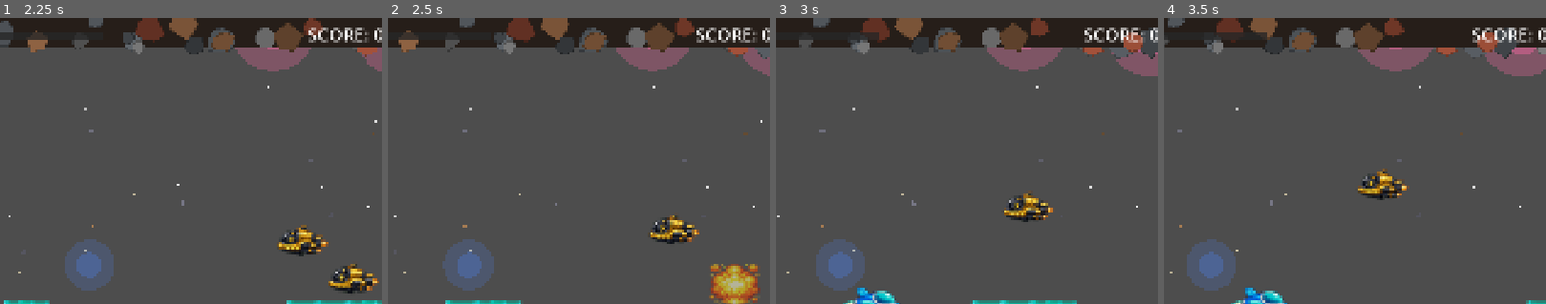
Above: before the commit, frames 1-4 (left to right).
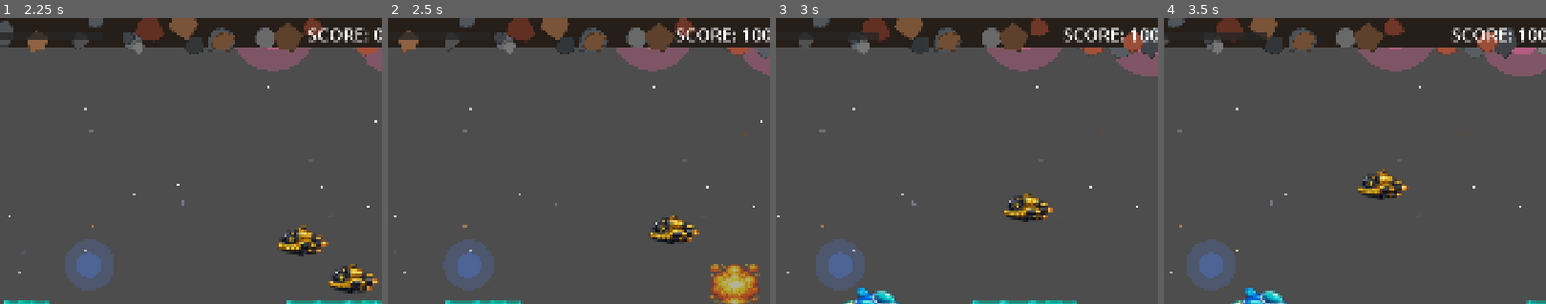
Above: after the commit, the same moments.

Repository: mattzollinhofer/space_scroller
Game: Godot game, scene res://scenes/main.tscn
The game is run twice, just before and just after one commit, with the same random seed, the same clock (stepped at 60 frames per second) and the same inputs.
Inputs (mouse positions are % of the whole screen's width and height, from its top left):
- Up to frame 1 (2.25 s): tap Enter at 0.5 s; move the mouse to (72, 45) at 0.52 s; hold D (move_right) 0.53-1.25 s; hold Space (shoot) 0.53-1.25 s; click (72, 45) at 0.67 s; drag from (30, 55) to (40, 36) at 1.27 s; move the mouse to (60, 28) at 2.02 s; hold D (move_right) from 2.03 s (still down); hold Space (shoot) from 2.03 s (still down)
- Up to frame 2 (2.5 s): keep holding D (move_right); keep holding Space (shoot)
- Up to frame 3 (3 s): release D (move_right) at 2.75 s; release Space (shoot) at 2.75 s; drag from (45, 70) to (21, 76) at 2.77 s
- Up to frame 4 (3.5 s): no input
The pictures show only the part of the screen within x 49-99%, y 0-50%; the shares and areas given below are measured in that part.

Frame 1 is identical in both runs. In frame 2, 0.7% of the frame differs, in the area x 75-98%, y 3-9%; in frame 3, 0.7%; in frame 4, 0.7%.

Commit message:
Award points when player destroys enemies
Stationary enemies (1 HP) award 100 points, patrol enemies (2 HP) award
200 points. ScoreManager autoload tracks score and connects to enemy
died signals via EnemySpawner. ScoreDisplay updates in real-time.

🤖 Generated with [Claude Code](https://claude.com/claude-code)

Co-Authored-By: Claude Opus 4.5 <noreply@anthropic.com>

Diff:
--- a/project.godot
+++ b/project.godot
@@ -14,6 +14,10 @@
 run/main_scene="res://scenes/main.tscn"
 config/features=PackedStringArray("4.5", "Forward Plus")
 config/icon="res://icon.svg"
+
+[autoload]
+
+ScoreManager="*res://scripts/score_manager.gd"
 
 [display]
 
--- a/scripts/enemies/enemy_spawner.gd
+++ b/scripts/enemies/enemy_spawner.gd
@@ -153,9 +153,9 @@
 	# Connect to tree_exiting to remove from tracking when despawned
 	enemy.tree_exiting.connect(_on_enemy_despawned.bind(enemy))
 
-	# Connect to died signal for kill tracking
+	# Connect to died signal for kill tracking and score
 	if enemy.has_signal("died"):
-		enemy.died.connect(_on_enemy_killed)
+		enemy.died.connect(_on_enemy_killed.bind(enemy))
 
 
 func _spawn_initial_enemies() -> void:
@@ -213,8 +213,14 @@
 
 
 ## Called when an enemy is killed
-func _on_enemy_killed() -> void:
+func _on_enemy_killed(enemy: Node) -> void:
 	_kill_count += 1
+
+	# Award score points via ScoreManager
+	if has_node("/root/ScoreManager"):
+		var score_manager = get_node("/root/ScoreManager")
+		score_manager.award_enemy_kill(enemy)
+
 	if _kill_count >= _next_ufo_threshold:
 		_spawn_ufo_friend()
 		_kill_count = 0
--- /dev/null
+++ b/scripts/score_manager.gd
@@ -0,0 +1,44 @@
+extends Node
+## ScoreManager autoload singleton for tracking player score.
+## Connects to enemy died signals to award points.
+## Emits score_changed signal for UI updates.
+
+## Emitted when score changes
+signal score_changed(new_score: int)
+
+## Current score for the active game session
+var _current_score: int = 0
+
+## Point values for different enemy types
+const POINTS_STATIONARY_ENEMY: int = 100
+const POINTS_PATROL_ENEMY: int = 200
+
+
+func _ready() -> void:
+	process_mode = Node.PROCESS_MODE_ALWAYS
+
+
+## Get the current score
+func get_score() -> int:
+	return _current_score
+
+
+## Add points to the score
+func add_points(amount: int) -> void:
+	_current_score += amount
+	score_changed.emit(_current_score)
+
+
+## Reset score to zero (called on new game start)
+func reset_score() -> void:
+	_current_score = 0
+	score_changed.emit(_current_score)
+
+
+## Award points for killing an enemy (called by whoever connects to enemy.died)
+## enemy_type should be the enemy node to check if it's a PatrolEnemy
+func award_enemy_kill(enemy: Node) -> void:
+	if enemy is PatrolEnemy:
+		add_points(POINTS_PATROL_ENEMY)
+	else:
+		add_points(POINTS_STATIONARY_ENEMY)
--- a/scripts/ui/score_display.gd
+++ b/scripts/ui/score_display.gd
@@ -1,6 +1,7 @@
 extends CanvasLayer
 ## Displays the player's current score in the HUD.
 ## Shows score in top-right corner with comma-separated thousands format.
+## Connects to ScoreManager to receive score updates.
 
 
 ## Reference to score label
@@ -14,6 +15,23 @@
 	visible = true
 	process_mode = Node.PROCESS_MODE_ALWAYS
 	_update_display(0)
+	_connect_to_score_manager()
+
+
+## Connect to ScoreManager autoload for score updates
+func _connect_to_score_manager() -> void:
+	if has_node("/root/ScoreManager"):
+		var score_manager = get_node("/root/ScoreManager")
+		if score_manager.has_signal("score_changed"):
+			score_manager.score_changed.connect(_on_score_changed)
+			# Sync with current score in case we connected late
+			if score_manager.has_method("get_score"):
+				_update_display(score_manager.get_score())
+
+
+## Called when score changes in ScoreManager
+func _on_score_changed(new_score: int) -> void:
+	_update_display(new_score)
 
 
 ## Update the score display with a new value
--- /dev/null
+++ b/tests/test_score_enemy_kill.gd
@@ -0,0 +1,143 @@
+extends Node2D
+## Integration test: Score increases when enemy is destroyed
+## Verifies that destroying a stationary enemy (1 HP) awards 100 points
+## and destroying a patrol enemy (2 HP) awards 200 points.
+
+var _test_passed: bool = false
+var _test_failed: bool = false
+var _failure_reason: String = ""
+var _test_timeout: float = 5.0
+var _timer: float = 0.0
+
+var _main: Node = null
+var _score_display: Node = null
+var _enemy_spawner: Node = null
+
+
+func _ready() -> void:
+	print("=== Test: Score Increases When Enemy Destroyed ===")
+
+	# Load and setup main scene to get all components
+	var main_scene = load("res://scenes/main.tscn")
+	if not main_scene:
+		_fail("Could not load main scene")
+		return
+
+	_main = main_scene.instantiate()
+	add_child(_main)
+
+	# Wait a frame for scene to initialize
+	await get_tree().process_frame
+
+	# Find the score display
+	_score_display = _main.get_node_or_null("ScoreDisplay")
+	if not _score_display:
+		_fail("ScoreDisplay node not found in main scene")
+		return
+
+	# Find the enemy spawner
+	_enemy_spawner = _main.get_node_or_null("EnemySpawner")
+	if not _enemy_spawner:
+		_fail("EnemySpawner node not found in main scene")
+		return
+
+	# Disable continuous spawning for controlled test
+	_enemy_spawner.set_continuous_spawning(false)
+
+	# Clear any existing enemies
+	_enemy_spawner.clear_all()
+
+	# Wait another frame for things to settle
+	await get_tree().process_frame
+
+	# Run the test
+	await _run_stationary_enemy_test()
+
+
+func _run_stationary_enemy_test() -> void:
+	# Reset score to ensure clean state
+	if has_node("/root/ScoreManager"):
+		get_node("/root/ScoreManager").reset_score()
+
+	# Get initial score
+	var initial_score = _get_current_score()
+	print("Initial score: %d" % initial_score)
+
+	# Spawn a stationary enemy via the spawner's spawn_wave method
+	# This ensures proper signal connections are made
+	_enemy_spawner.spawn_wave([{"enemy_type": "stationary", "count": 1}])
+
+	# Wait for enemy to spawn and initialize
+	await get_tree().process_frame
+	await get_tree().process_frame
+
+	# Find the spawned enemy
+	var enemies = _enemy_spawner.get_children().filter(func(child): return child is BaseEnemy)
+	if enemies.is_empty():
+		_fail("No enemy was spawned")
+		return
+
+	var enemy = enemies[0]
+	print("Enemy spawned, health: %d" % enemy.health)
+
+	# Kill the enemy (set health to 0 to trigger death)
+	enemy.health = 0
+
+	# Wait for death to process and score to update
+	await get_tree().process_frame
+	await get_tree().process_frame
+
+	# Check score increased by 100 points
+	var new_score = _get_current_score()
+	print("Score after killing stationary enemy: %d" % new_score)
+
+	var expected_score = initial_score + 100
+	if new_score != expected_score:
+		_fail("Expected score %d after killing stationary enemy, got %d" % [expected_score, new_score])
+		return
+
+	print("Stationary enemy awarded 100 points correctly!")
+	_pass()
+
+
+func _get_current_score() -> int:
+	# Try to get score from ScoreManager autoload first
+	if has_node("/root/ScoreManager"):
+		var score_manager = get_node("/root/ScoreManager")
+		if score_manager.has_method("get_score"):
+			return score_manager.get_score()
+
+	# Fall back to reading from score display
+	if _score_display and _score_display.has_method("get_score"):
+		return _score_display.get_score()
+
+	return 0
+
+
+func _process(delta: float) -> void:
+	if _test_passed or _test_failed:
+		return
+
+	_timer += delta
+
+	# Check for timeout
+	if _timer >= _test_timeout:
+		_fail("Test timed out")
+		return
+
+
+func _pass() -> void:
+	_test_passed = true
+	print("=== TEST PASSED ===")
+	print("Score increases correctly when enemy is destroyed.")
+	await get_tree().create_timer(1.0).timeout
+	get_tree().quit(0)
+
+
+func _fail(reason: String) -> void:
+	_test_failed = true
+	_failure_reason = reason
+	print("=== TEST FAILED ===")
+	print("Reason: %s" % reason)
+	await get_tree().create_timer(1.0).timeout
+	get_tree().quit(1)
--- /dev/null
+++ b/tests/test_score_enemy_kill.tscn
@@ -0,0 +1,6 @@
+[gd_scene load_steps=2 format=3]
+
+[ext_resource type="Script" path="res://tests/test_score_enemy_kill.gd" id="1_test"]
+
+[node name="TestScoreEnemyKill" type="Node2D"]
+script = ExtResource("1_test")
--- /dev/null
+++ b/tests/test_score_patrol_enemy.gd
@@ -0,0 +1,146 @@
+extends Node2D
+## Integration test: Patrol enemy awards 200 points on kill
+## Verifies that destroying a patrol enemy (2 HP) awards 200 points vs 100 for stationary.
+
+var _test_passed: bool = false
+var _test_failed: bool = false
+var _failure_reason: String = ""
+var _test_timeout: float = 5.0
+var _timer: float = 0.0
+
+var _main: Node = null
+var _score_display: Node = null
+var _enemy_spawner: Node = null
+
+
+func _ready() -> void:
+	print("=== Test: Patrol Enemy Awards 200 Points ===")
+
+	# Load and setup main scene to get all components
+	var main_scene = load("res://scenes/main.tscn")
+	if not main_scene:
+		_fail("Could not load main scene")
+		return
+
+	_main = main_scene.instantiate()
+	add_child(_main)
+
+	# Wait a frame for scene to initialize
+	await get_tree().process_frame
+
+	# Find the score display
+	_score_display = _main.get_node_or_null("ScoreDisplay")
+	if not _score_display:
+		_fail("ScoreDisplay node not found in main scene")
+		return
+
+	# Find the enemy spawner
+	_enemy_spawner = _main.get_node_or_null("EnemySpawner")
+	if not _enemy_spawner:
+		_fail("EnemySpawner node not found in main scene")
+		return
+
+	# Disable continuous spawning for controlled test
+	_enemy_spawner.set_continuous_spawning(false)
+
+	# Clear any existing enemies
+	_enemy_spawner.clear_all()
+
+	# Wait another frame for things to settle
+	await get_tree().process_frame
+
+	# Run the test
+	await _run_patrol_enemy_test()
+
+
+func _run_patrol_enemy_test() -> void:
+	# Reset score to ensure clean state
+	if has_node("/root/ScoreManager"):
+		get_node("/root/ScoreManager").reset_score()
+
+	# Get initial score
+	var initial_score = _get_current_score()
+	print("Initial score: %d" % initial_score)
+
+	# Spawn a patrol enemy via the spawner's spawn_wave method
+	_enemy_spawner.spawn_wave([{"enemy_type": "patrol", "count": 1}])
+
+	# Wait for enemy to spawn and initialize
+	await get_tree().process_frame
+	await get_tree().process_frame
+
+	# Find the spawned patrol enemy
+	var enemies = _enemy_spawner.get_children().filter(func(child): return child is PatrolEnemy)
+	if enemies.is_empty():
+		_fail("No patrol enemy was spawned")
+		return
+
+	var enemy = enemies[0]
+	print("Patrol enemy spawned, health: %d" % enemy.health)
+
+	# Verify it's a patrol enemy (2 HP)
+	if enemy.health != 2:
+		_fail("Patrol enemy should have 2 HP, got %d" % enemy.health)
+		return
+
+	# Kill the enemy (set health to 0 to trigger death)
+	enemy.health = 0
+
+	# Wait for death to process and score to update
+	await get_tree().process_frame
+	await get_tree().process_frame
+
+	# Check score increased by 200 points (patrol enemy value)
+	var new_score = _get_current_score()
+	print("Score after killing patrol enemy: %d" % new_score)
+
+	var expected_score = initial_score + 200
+	if new_score != expected_score:
+		_fail("Expected score %d after killing patrol enemy, got %d" % [expected_score, new_score])
+		return
+
+	print("Patrol enemy awarded 200 points correctly!")
+	_pass()
+
+
+func _get_current_score() -> int:
+	# Try to get score from ScoreManager autoload first
+	if has_node("/root/ScoreManager"):
+		var score_manager = get_node("/root/ScoreManager")
+		if score_manager.has_method("get_score"):
+			return score_manager.get_score()
+
+	# Fall back to reading from score display
+	if _score_display and _score_display.has_method("get_score"):
+		return _score_display.get_score()
+
+	return 0
+
+
+func _process(delta: float) -> void:
+	if _test_passed or _test_failed:
+		return
+
+	_timer += delta
+
+	# Check for timeout
+	if _timer >= _test_timeout:
+		_fail("Test timed out")
+		return
+
+
+func _pass() -> void:
+	_test_passed = true
+	print("=== TEST PASSED ===")
+	print("Patrol enemy correctly awards 200 points (vs 100 for stationary).")
+	await get_tree().create_timer(1.0).timeout
+	get_tree().quit(0)
+
+
+func _fail(reason: String) -> void:
+	_test_failed = true
+	_failure_reason = reason
+	print("=== TEST FAILED ===")
+	print("Reason: %s" % reason)
+	await get_tree().create_timer(1.0).timeout
+	get_tree().quit(1)
--- /dev/null
+++ b/tests/test_score_patrol_enemy.tscn
@@ -0,0 +1,6 @@
+[gd_scene load_steps=2 format=3]
+
+[ext_resource type="Script" path="res://tests/test_score_patrol_enemy.gd" id="1_test"]
+
+[node name="TestScorePatrolEnemy" type="Node2D"]
+script = ExtResource("1_test")
Not shown, changed: agent-os/specs/2025-12-30-score-system/tasks.md
